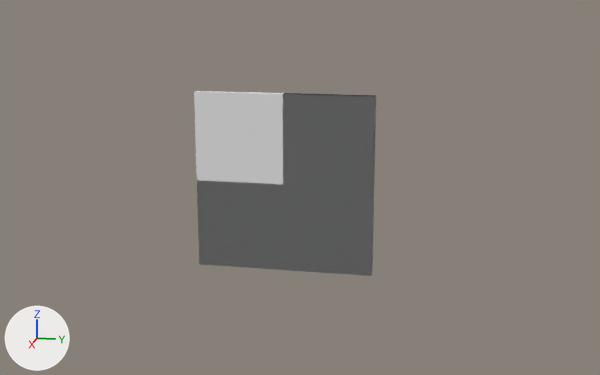
Two versions of the FBX model Resources/ArtSharing/LeoArt/MapStuff/Walls.fbx, one commit apart.
Both versions are drawn from a camera (50 mm lens) standing at (49.0, 9.7, 15.6) and looking at (4.9, 0.9, 4.5). The lights are fixed; the arrows at lower left show +X, +Y and +Z. The first picture is the older version.

Script lines for the objects in view, before the commit:
```python
me_vert_002 = bpy.data.meshes.new('Vert.002')
me_vert_002.from_pydata(...)  # a box spanning x 4.75..5.25, y -5.0..5.0, z -0.25..4.75
me_vert_002.materials.append(mat_wall)  # white #e7e7e7
me_vert_003 = bpy.data.meshes.new('Vert.003')
me_vert_003.from_pydata(...)  # a box spanning x 4.75..5.25, y -5.0..5.0, z -0.25..9.75
me_vert_003.materials.append(mat_wall)  # white #e7e7e7
me_vert_007 = bpy.data.meshes.new('Vert.007')
me_vert_007.from_pydata(...)  # a box spanning x 4.75..5.25, y 0.0..5.0, z -0.25..9.75
me_vert_007.materials.append(mat_wall)  # white #e7e7e7
ob_halftallouterwall = bpy.data.objects.new('HalfTallOuterWall', me_vert_007)
ob_halftallouterwall.location = (0.0, 0.0, 0.0)
ob_outerwall = bpy.data.objects.new('OuterWall', me_vert_002)
ob_outerwall.location = (0.0, 0.0, 0.0)
ob_tallouterwall = bpy.data.objects.new('TallOuterWall', me_vert_003)
ob_tallouterwall.location = (0.0, 0.0, 0.0)
```
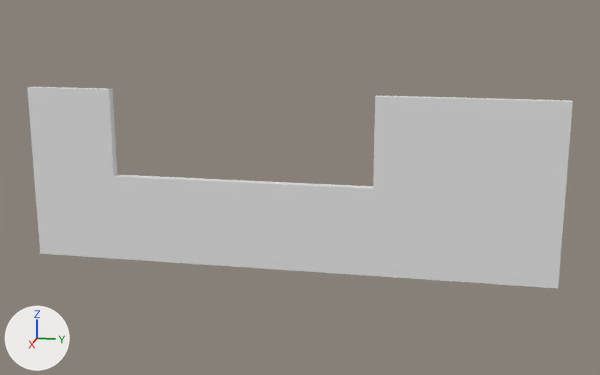
What differs and where, as boxes [x1, y1, x2, y2] in the pictures (600 x 375 px):
'TallOuterWall', moved: before [194, 91, 284, 270]; after [371, 95, 573, 288]
'HalfTallOuterWall', moved: before [283, 93, 376, 275]; after [27, 87, 118, 259]
'OuterWall', moved: before [197, 180, 373, 273]; after [114, 175, 285, 270]
'HalfOuterWall.001', unchanged, uncovered by the edit: before [284, 191, 374, 276]; after [283, 182, 373, 276]

The change, as a diff of the scene's bpy script:
```diff
--- a/Resources/ArtSharing/LeoArt/MapStuff/Walls.fbx.py
+++ b/Resources/ArtSharing/LeoArt/MapStuff/Walls.fbx.py
@@ ob_tallouterwall @@
 ob_tallouterwall = bpy.data.objects.new('TallOuterWall', me_vert_003)
-ob_tallouterwall.location = (0.0, 0.0, 0.0)
+ob_tallouterwall.location = (0.0, 10.0, 0.0)
@@ ob_outerwall @@
 ob_outerwall = bpy.data.objects.new('OuterWall', me_vert_002)
-ob_outerwall.location = (0.0, 0.0, 0.0)
+ob_outerwall.location = (0.0, -5.0, 0.0)
@@ ob_halftallouterwall @@
 ob_halftallouterwall = bpy.data.objects.new('HalfTallOuterWall', me_vert_007)
-ob_halftallouterwall.location = (0.0, 0.0, 0.0)
+ob_halftallouterwall.location = (0.0, -15.0, 0.0)
```
